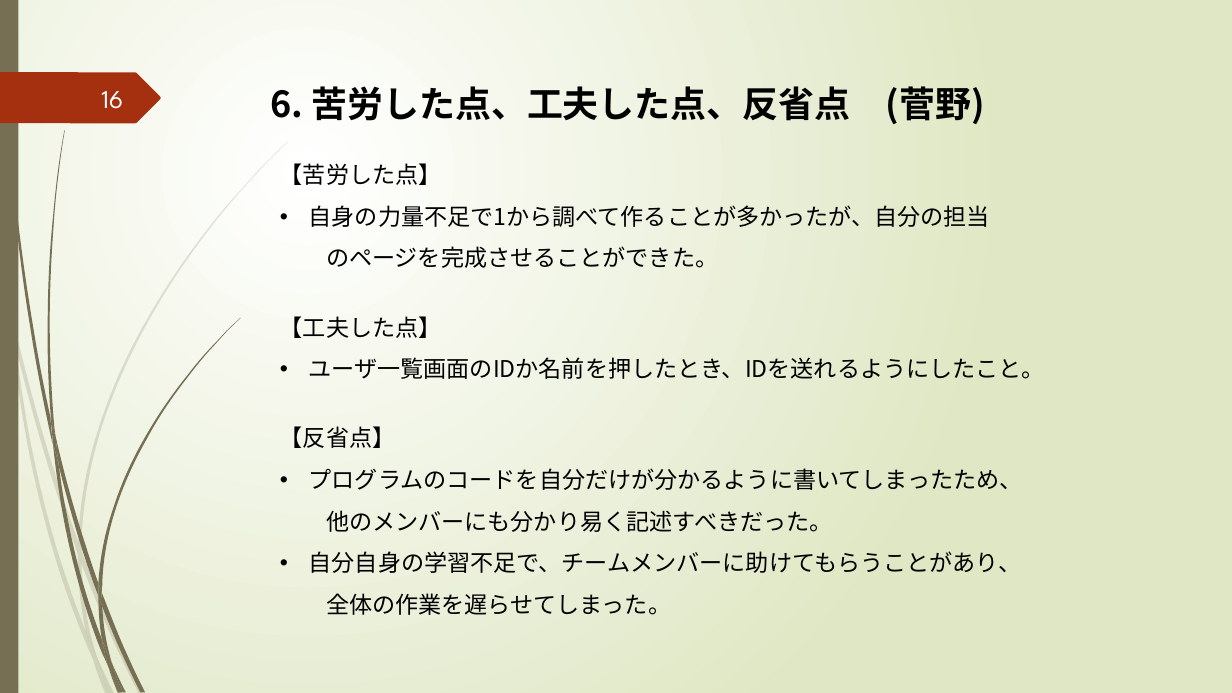
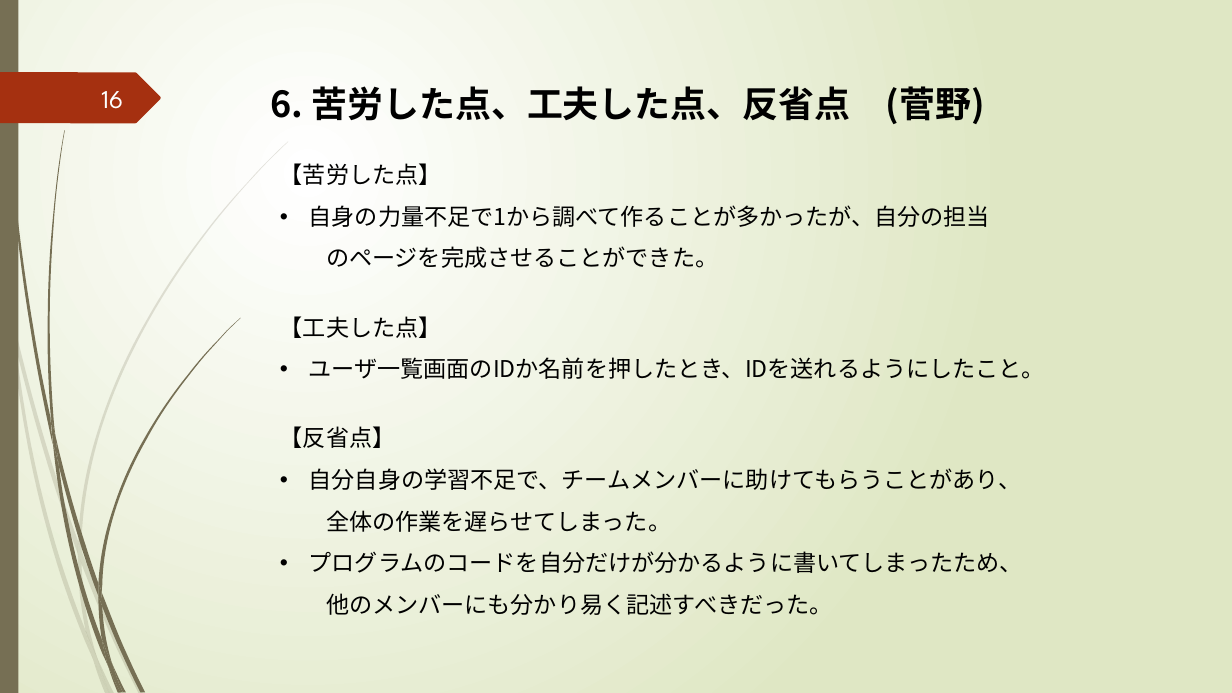
Before and after one commit to k-kuru/team_develop, a slide deck: slide 16 of 05_チーム開発演習_発表会資料/05_チーム開発演習_発表会資料_チーム3.pptx. Drawn at 1232x693 pixels with LibreOffice and Linux fonts; fonts in the diff are those of the drawing. Boxes give left, top, right and bottom in pixels: in the first picture for what was removed or moved away, otherwise in the second. Text is boxed around its words. In the diff, an @@ line names an element or a change of style, - is before the commit and + after.

```diff
--- a/05_チーム開発演習_発表会資料/05_チーム開発演習_発表会資料_チーム3.pptx
+++ b/05_チーム開発演習_発表会資料/05_チーム開発演習_発表会資料_チーム3.pptx
@@ text at bbox=[309, 468, 1021, 532]: paragraphs added @@
+• 自分自身の学習不足で、チームメンバーに助けてもらうことがあり、
+全体の作業を遅らせてしまった。
@@ text at bbox=[309, 551, 1021, 615]: paragraphs removed @@
-• 自分自身の学習不足で、チームメンバーに助けてもらうことがあり、
-全体の作業を遅らせてしまった。
```
Also in this commit, not shown: 1 other slide changed.
